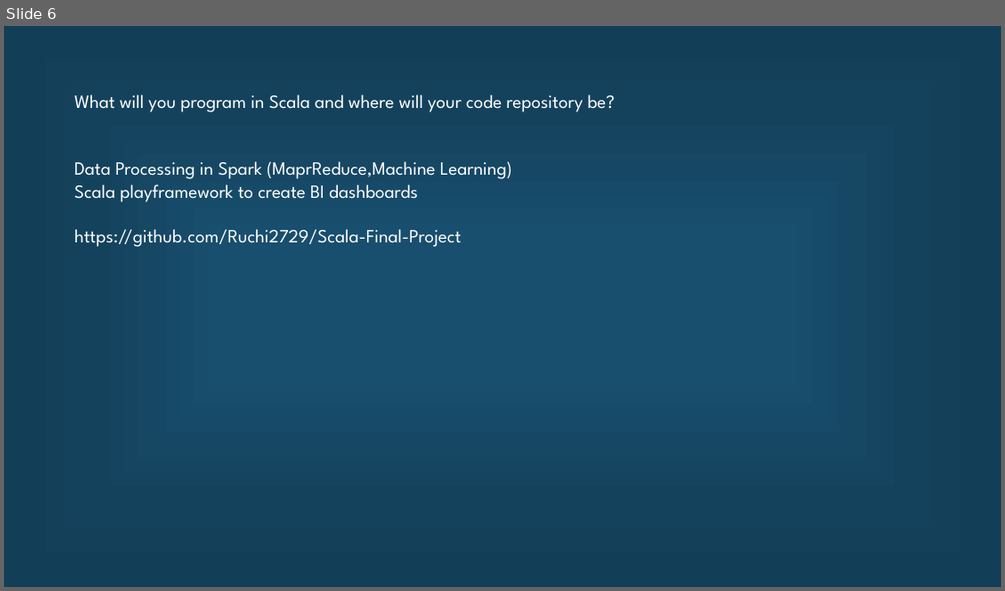
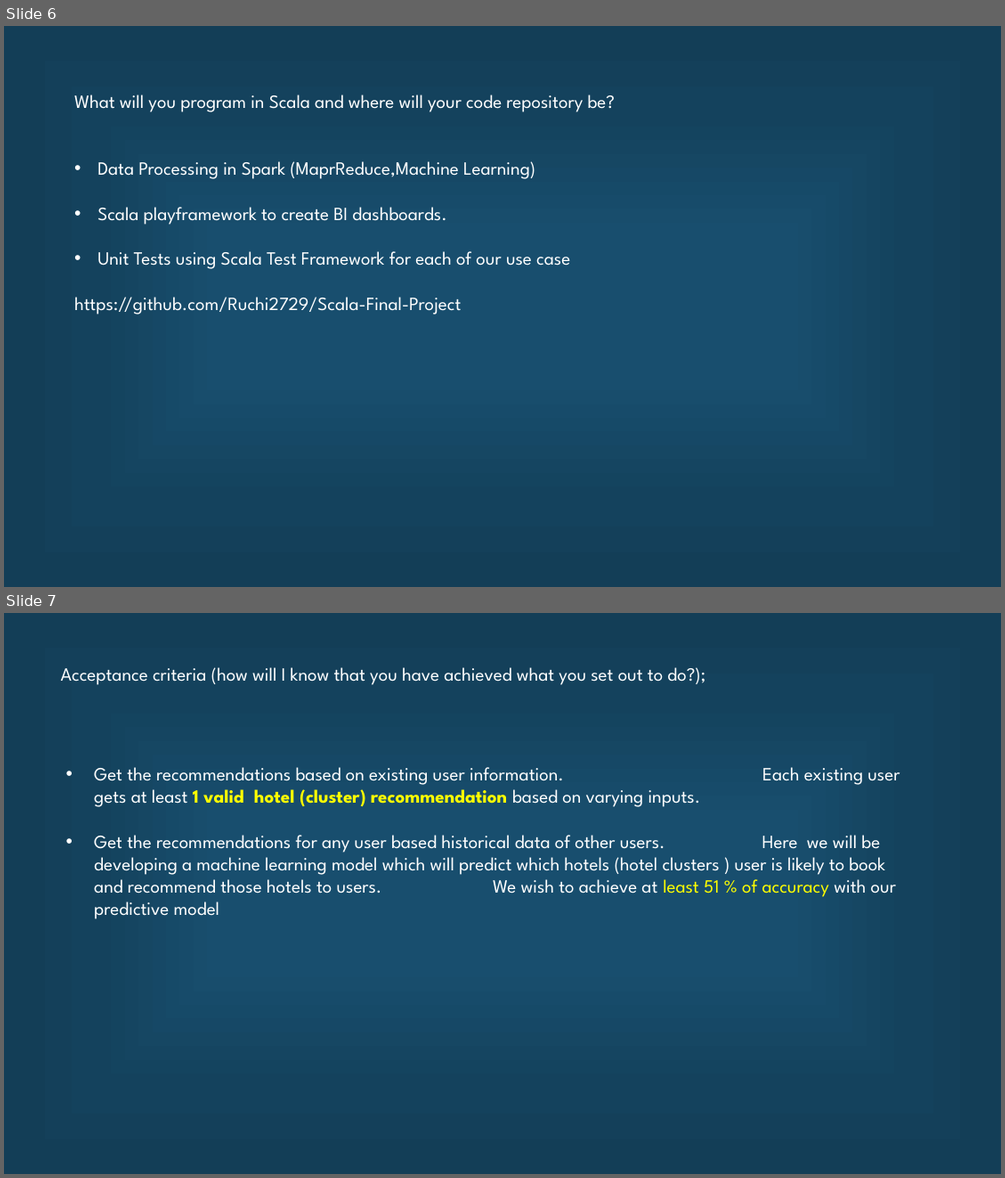
Before and after one commit to Ruchi2729/Scala-Final-Project, a slide deck: Final pre.pptx. Shown one above the other, each under a label of ours: slide 6 before the commit, slides 6 and 7 after it. The pictures are 1005x591 and 1005x1178 pixels, drawn with LibreOffice and Linux fonts; fonts in the diff are those of the drawing. Boxes give left, top, right and bottom in pixels: in the first picture for what was removed or moved away, otherwise in the second. Text is boxed around its words. In the diff, an @@ line names an element or a change of style, - is before the commit and + after.

```diff
--- a/Final pre.pptx
+++ b/Final pre.pptx
@@ slide 7 added at [4,613,1001,1174], background gradient #184E6E to #14425D to #133E57 @@
@@ text added at [61,667,705,685], 18 pt, text #FFFFFF @@
+Acceptance criteria (how will I know that you have achieved what you set out to do?);
@@ text added at [94,767,896,919], 18 pt, text #FFFFFF @@
+• Get the recommendations based on existing user information. Each existing user gets at least 1 valid hotel (cluster) recommendation based on varying inputs.
+• Get the recommendations for any user based historical data of other users. Here we will be developing a machine learning model which will predict which hotels (hotel clusters ) user is likely to book and recommend those hotels to users. We wish to achieve at least 51 % of accuracy with our predictive model
@@ slide 6 changed as well @@
@@ text at [97,161,535,179]: bullet none to • @@
@@ text at [97,207,570,269]: text changed @@
-Scala playframework to create BI dashboards
+• Scala playframework to create BI dashboards.
+• Unit Tests using Scala Test Framework for each of our use case
```
Also in this commit, not shown: 4 other slides changed, 2 other slides added, 3 slides removed, 1 other file.
